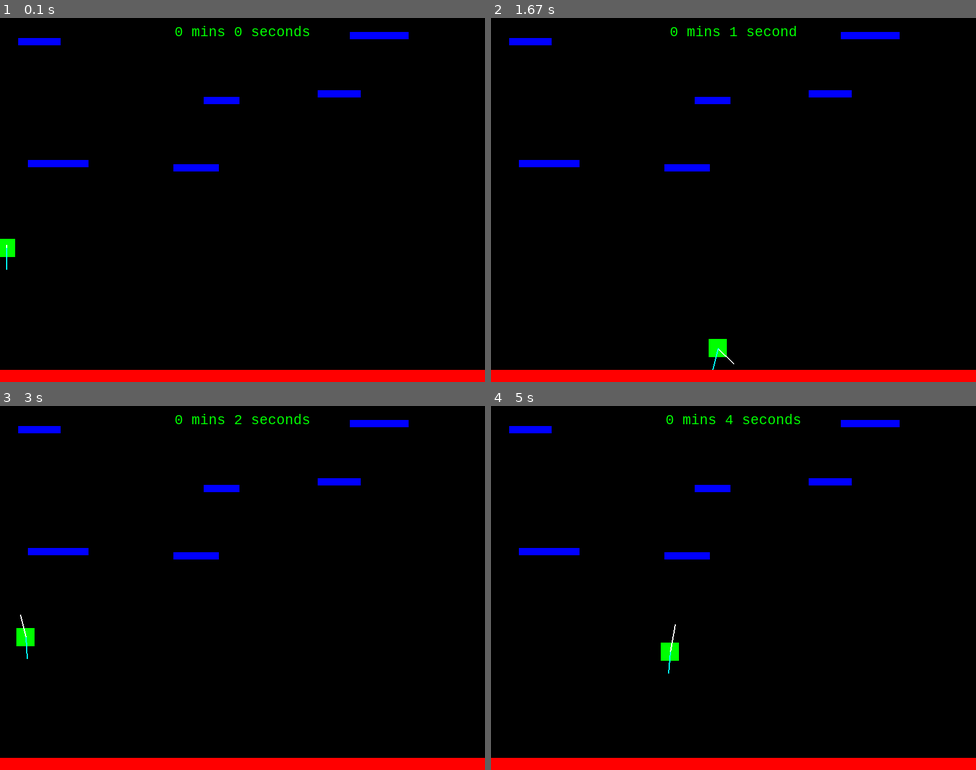
Above: before the commit, frames 1-4 (two rows, left to right).
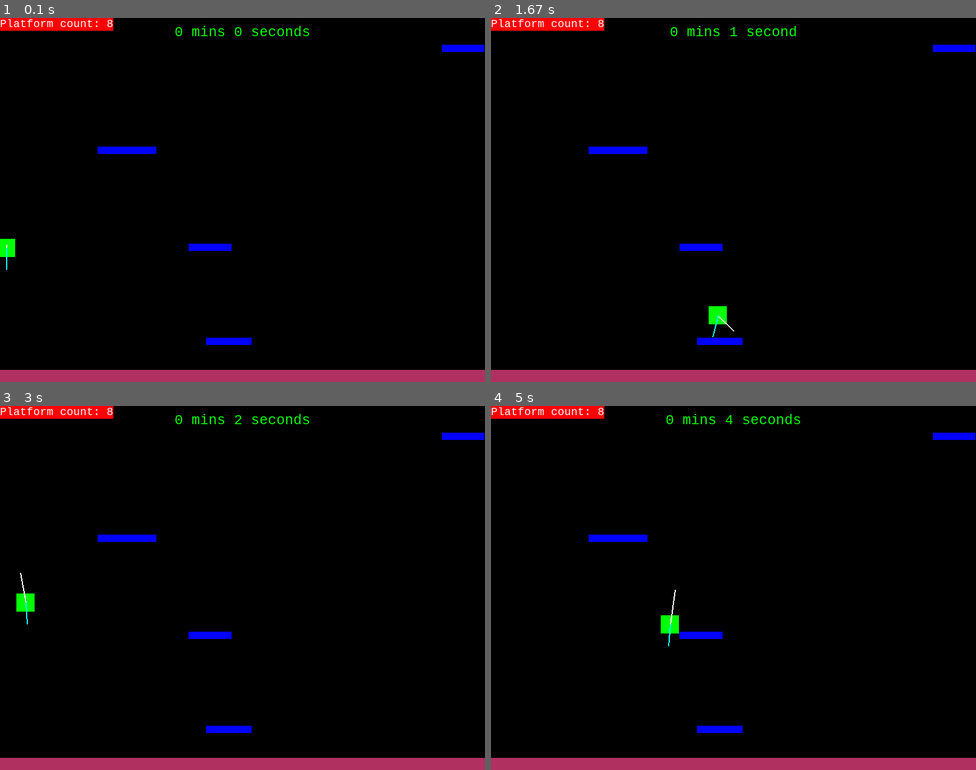
Above: after the commit, the same moments.

Repository: kgndnc/plat-jump-pygame
Game: pygame game, started from main.py
Two runs of this game, one before a commit and one after it. Both use one fixed random seed, a clock stepped at 60 frames per second and the inputs below.
Inputs:
- Up to frame 1 (0.1 s): no input
- Up to frame 2 (1.67 s): hold Right 0.33-0.8 s; hold Up 0.83-1.13 s; hold Right 1.17-1.63 s
- Up to frame 3 (3 s): hold Left 1.67-2.2 s; hold Left 2.23-2.63 s; hold Up from 2.67 s (still down)
- Up to frame 4 (5 s): release Up at 3.03 s; hold Right 3.07-3.7 s; hold Left 3.73-4.2 s; hold Right 4.23-4.7 s; hold Up from 4.73 s (still down)

The runs differ from the first frame. In frame 1, 6.1% of the frame differs, in the area x 0-100%, y 0-100%; in frame 2, 6.5%; in frame 3, 6.5%; in frame 4, 6.5%.

Commit message:
Add random platform generation 👏👏

Diff:
--- a/Player.py
+++ b/Player.py
@@ -74,7 +74,7 @@
         hits = pygame.sprite.spritecollide(self, group, False)
         if hits and not self.jumping:
             self.jumping = True
-            self.vel.y = -15
+            self.vel.y = -18
 
     def cancel_jump(self):
         # decrease y velocity when player doesn't hold
--- a/main.py
+++ b/main.py
@@ -81,31 +81,64 @@
 running = True
 
 # initial random platforms
-for x in range(random.randint(5, 6)):
-    pl = platform_cs(initial=True)
-    platforms.add(pl)
-    all_sprites.add(pl)
+# for x in range(random.randint(5, 6)):
+#     pl = platform_cs(initial=True)
+#     platforms.add(pl)
+#     all_sprites.add(pl)
+
+
+# text = ""
+
+# count_surf = info_font.render(text, True, "white", "red")
+# count_rect = count_surf.get_rect()
+# count_rect.topleft = (0, 0)
+
+
+def show_count():
+    global text
+    text = f"Platform count: {len(platforms)}"
+    count_surf = info_font.render(text, True, "white", "red")
+    count_rect = count_surf.get_rect()
+    count_rect.topleft = (0, 0)
+    display_surface.blit(count_surf, count_rect)
 
 
 def gen_rand_platforms():
-    """
-    another approach implement if you want
-    - find the top platform
-    - set a lower boundary for the new platform that is above this
-    - check to make sure that the lower boundary is off the screen (above what is visible)
-    - set an upper boundry that is close enough to the top platform that P1 can jump to it
-    - choose a random position between the lower bound and the upper bound
-    """
+    # list of platforms then add
 
-    while len(platforms) < 7:
-        width = random.randrange(50, 100)
+    platform_list = []
+
+    # generate 7 platforms
+    for i in range(0, 7):
         p = platform_cs()
-        p.rect.center = (random.randrange(0, WIDTH - width), random.randrange(-50, 0))
-        platforms.add(p)
-        all_sprites.add(p)
 
+        # make sure they're off screen (you'll most likely change y value of -50 because it may cause infinite loop)
+        p.rect.center = (random.randrange(0, WIDTH - 30), random.randrange(-30, 0))
 
-gen_rand_platforms()
+        if i > 0:
+            prev_plat = platform_list[i - 1]
+            prev_platx = prev_plat.rect.x
+            prev_platy = prev_plat.rect.y
+            y_range = prev_platy - 180, prev_platy - 100
+
+            p.rect.center = (random.randrange(0, WIDTH - 20), random.randrange(*y_range))
+
+        else:
+            # önceki platformların en üstündekine bak
+            prev_plat = platforms.sprites()[-1]
+
+            prev_plat.surf.fill("maroon")
+
+            prev_platx = prev_plat.rect.x
+            prev_platy = prev_plat.rect.y
+            y_range = prev_platy - 90, prev_platy - 30
+
+            p.rect.center = (random.randrange(0, WIDTH - 20), random.randrange(*y_range))
+
+        platform_list.append(p)
+
+    all_sprites.add(platform_list)
+    platforms.add(platform_list)
 
 
 # game loop
@@ -124,9 +157,6 @@
     display_surface.fill("black")
     display_surface.blit(*show_time())
 
-    # P1.move(platforms)
-    # P1.update(platforms)
-
     for entity in all_sprites:
         if isinstance(entity, Player):
             display_surface.blit(entity.surf, entity.rect)
@@ -143,6 +173,8 @@
     P1.move(platforms)
     P1.update(platforms)
 
+    show_count()
+
     pygame.display.update()
 
     # ***
@@ -157,6 +189,8 @@
         gen_rand_platforms()
 
     # ***
+    if len(platforms) != 7:
+        print(len(platforms))
 
     pygame.display.set_caption(f"Game (FPS: {clock.get_fps().__format__('.2f') })")
 
Not shown, changed: .gitignore
